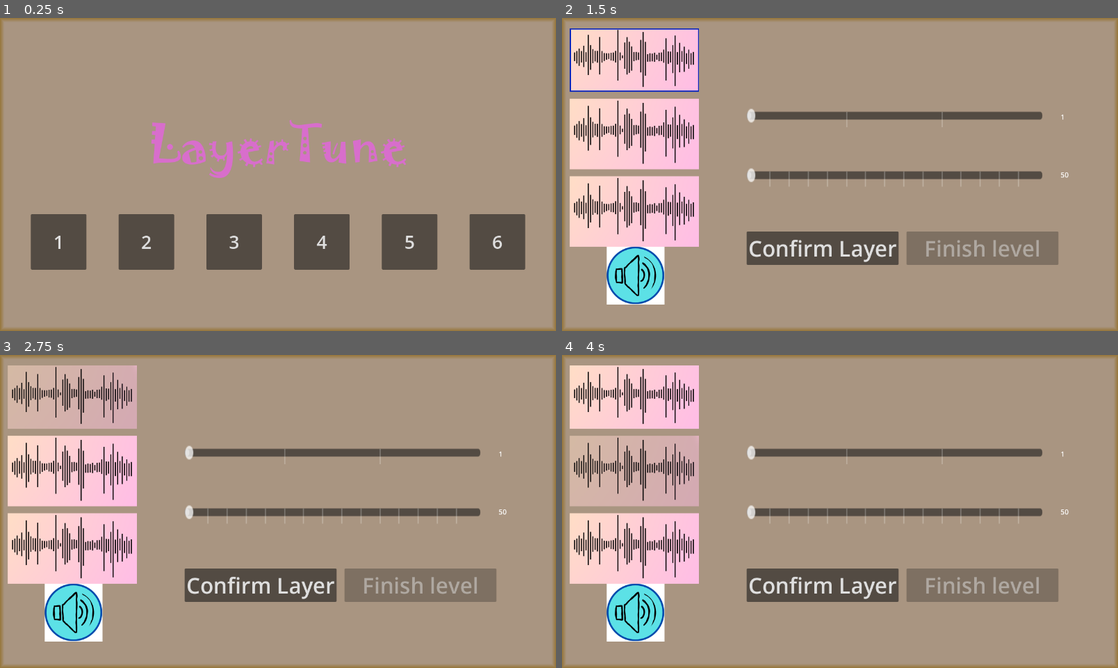
Above: before the commit, frames 1-4 (two rows, left to right).
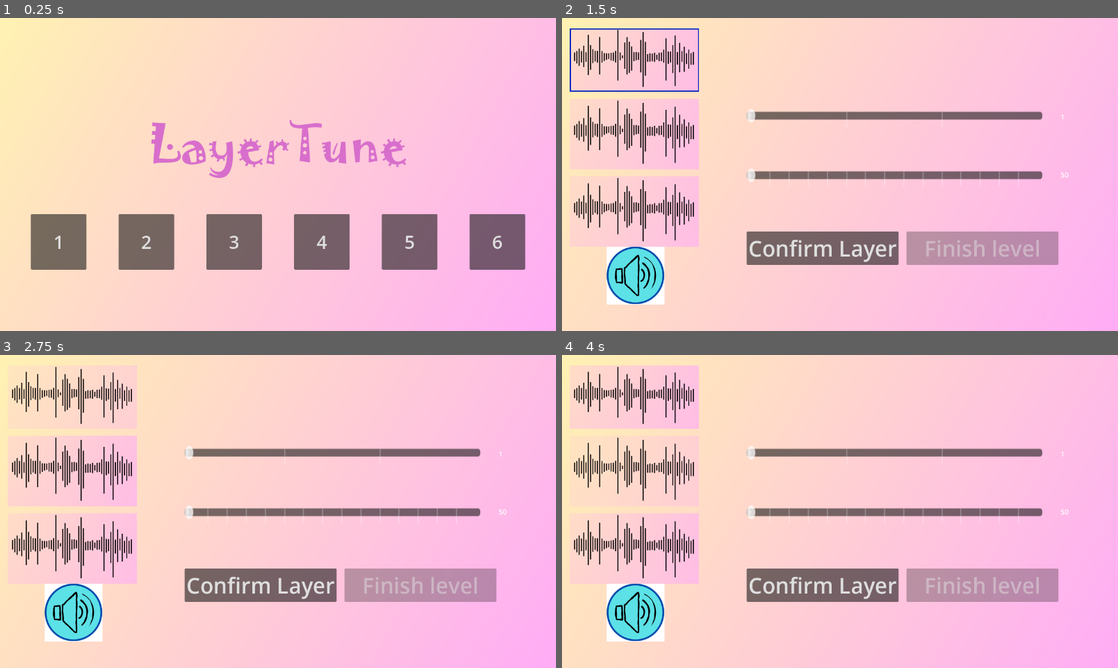
Above: after the commit, the same moments.

Repository: TheoThenault/LayerTune
Game: Godot game, scene res://Scenes/main_scene.tscn
Two runs of this game, one before a commit and one after it. Both use one fixed random seed, a clock stepped at 60 frames per second and the inputs below.
Inputs (mouse positions are in pixels of both pictures, inside the frame that each line leads up to):
- Up to frame 1 (0.25 s): no input
- Up to frame 2 (1.5 s): click "1" at 0.5 s; click "Play level" at 1.25 s
- Up to frame 3 (2.75 s): click (72, 395) at 2 s
- Up to frame 4 (4 s): click (634, 395) at 2.75 s; click (634, 470) at 3.5 s

The runs differ from the first frame. In frame 1, 98% of the frame differs, in the area x 0-100%, y 0-100%; in frame 2, 82%; in frame 3, 86%; in frame 4, 87%.

Commit message:
Backgruond

Diff:
--- a/Scenes/main_scene.tscn
+++ b/Scenes/main_scene.tscn
@@ -6,6 +6,7 @@
 [ext_resource type="Script" path="res://Scripts/Buttons/levelstart_play_level.gd" id="2_56y8w"]
 [ext_resource type="Texture2D" uid="uid://bbs1dfkyj0qeq" path="res://Image/1.png" id="2_batos"]
 [ext_resource type="FontFile" uid="uid://cl6btp5juitp6" path="res://Ressources/Jokerman-Regular.ttf" id="2_o87ia"]
+[ext_resource type="Texture2D" uid="uid://bi4l4xi01y37f" path="res://Image/background.png" id="2_paslb"]
 [ext_resource type="Script" path="res://Scripts/Buttons/levelstart_play_preview.gd" id="3_mnkht"]
 [ext_resource type="Script" path="res://Scripts/Slider/levelplay_slider_tempo.gd" id="5_vet10"]
 [ext_resource type="Script" path="res://Scripts/Slider/h_slider.gd" id="6_lh35v"]
@@ -30,25 +31,17 @@
 [ext_resource type="AudioStream" uid="uid://bw6mh1uwotyf6" path="res://Ressources/214302__deleted_user_2296865__harmonicaf5.wav" id="24_h0arv"]
 [ext_resource type="AudioStream" uid="uid://crgjqmgbwiwhv" path="res://Ressources/607983__department64__humanatone_15.wav" id="25_qm4jt"]
 
-[sub_resource type="StyleBoxFlat" id="StyleBoxFlat_s8ng7"]
-bg_color = Color(0.663596, 0.585649, 0.504671, 1)
-border_width_left = 10
-border_width_top = 10
-border_width_right = 10
-border_width_bottom = 10
-border_color = Color(0.588235, 0.462745, 0.223529, 1)
-border_blend = true
-
 [node name="MainScene" type="CanvasLayer"]
 script = ExtResource("1_2iyyd")
 
-[node name="PanelBackground" type="Panel" parent="."]
-anchors_preset = 15
-anchor_right = 1.0
-anchor_bottom = 1.0
-grow_horizontal = 2
-grow_vertical = 2
-theme_override_styles/panel = SubResource("StyleBoxFlat_s8ng7")
+[node name="TextureRect" type="TextureRect" parent="."]
+anchors_preset = 15
+anchor_right = 1.0
+anchor_bottom = 1.0
+grow_horizontal = 2
+grow_vertical = 2
+texture = ExtResource("2_paslb")
+expand_mode = 1
 
 [node name="MainMenu" type="Control" parent="."]
 layout_mode = 3
Binary file added: Image/background.png
Not shown, added: Image/background.png.import
